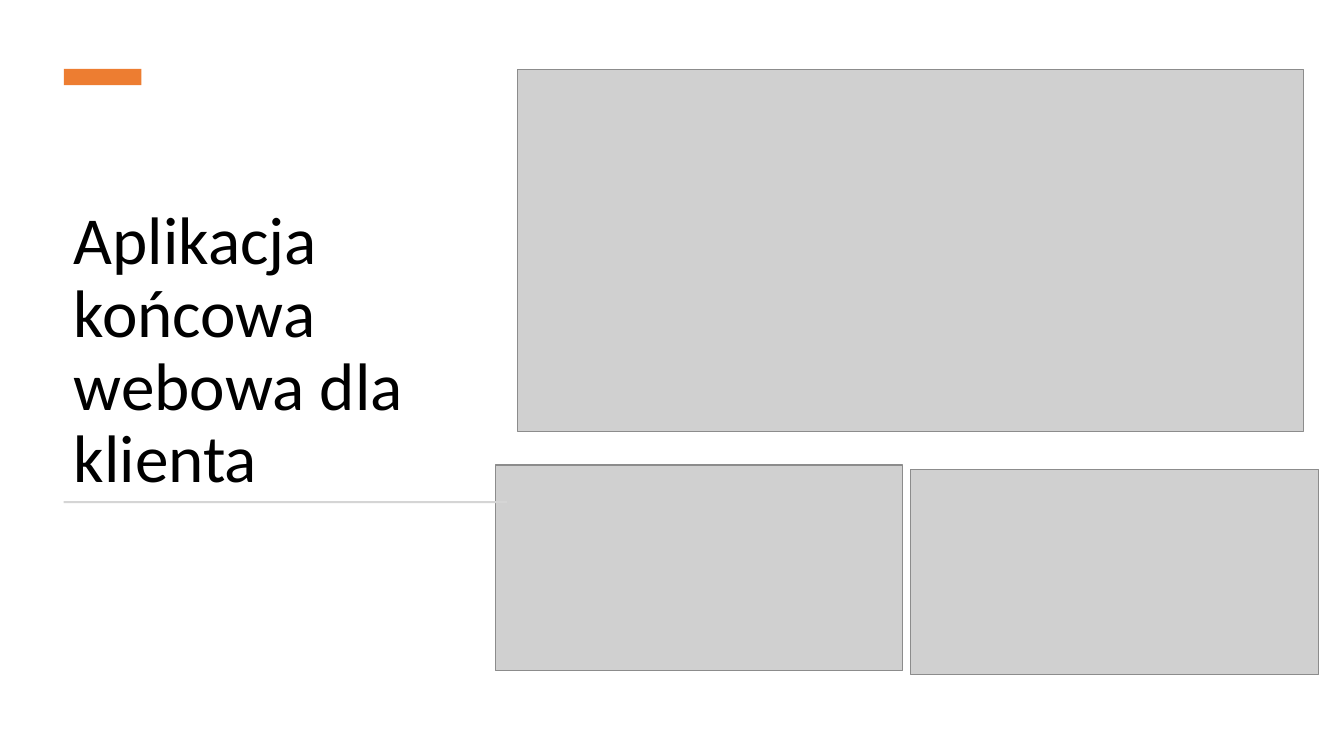
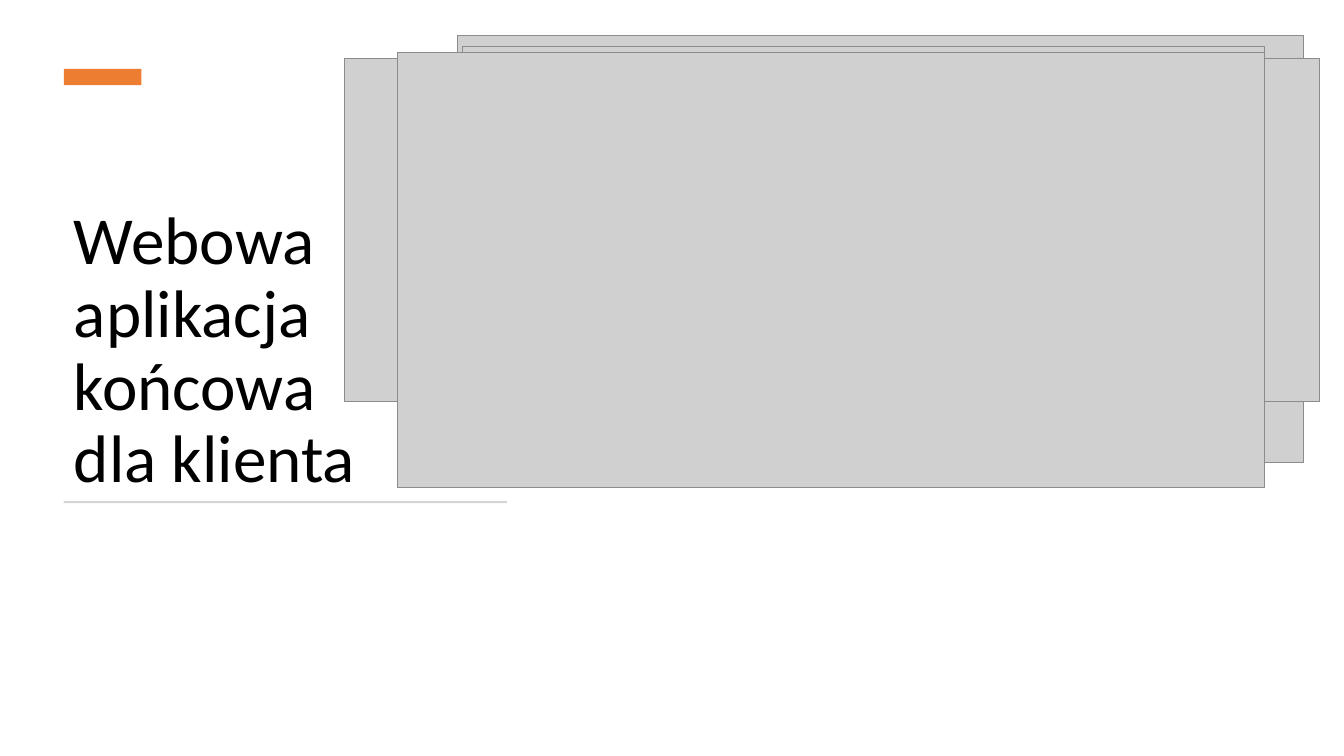
Before and after one commit to yurii-shchehliuk/ECommerce-Restaurant, a slide deck: slide 8 of PRACA DYPLOMOWA INŻYNIERSKA.pptx (slide 9 before the commit). Drawn at 1344x756 pixels with LibreOffice and Linux fonts; fonts in the diff are those of the drawing; grey boxes stand for pictures. Boxes give left, top, right and bottom in pixels: in the first picture for what was removed or moved away, otherwise in the second. Text is boxed around its words. In the diff, an @@ line names an element or a change of style, - is before the commit and + after.

```diff
--- a/PRACA DYPLOMOWA INŻYNIERSKA.pptx
+++ b/PRACA DYPLOMOWA INŻYNIERSKA.pptx
@@ picture added at bbox=[345, 58, 1320, 402] @@
@@ picture added at bbox=[397, 52, 1264, 488] @@
@@ picture: place and size @@
-picture at bbox=[495, 465, 903, 670]
+picture at bbox=[458, 36, 1304, 463]
@@ picture: place and size @@
-picture at bbox=[910, 470, 1319, 676]
+picture at bbox=[463, 46, 1264, 451]
@@ title at bbox=[74, 217, 355, 483]: text changed @@
-Aplikacja końcowa
-webowa dla klienta
+Webowa aplikacja końcowa
+dla klienta
```
Also in this commit, not shown: 7 other slides changed, 1 slide removed, 2 other files.
